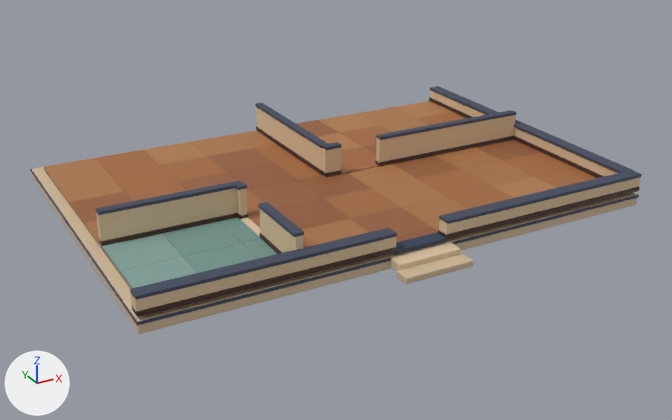
A saved change to the glTF model godot-arcana/art/source/player-home-real-scale/architecture.glb.
One viewpoint serves both versions: a camera (50 mm lens) standing at (-0.18, -21.54, 6.49) and looking at (7.45, -7.67, -0.45). The axes (+X, +Y, +Z) are drawn at lower left. The lights are the same throughout. The older version comes first. Where no turn or scale is listed for an object, it has been applied to the vertices. Vertices at exactly the same position are counted once.

The first picture shows 'architecture_pivot.001_Mesh'.
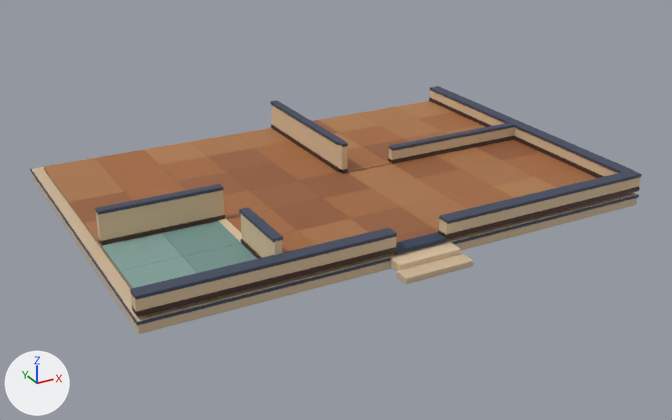
Boxes [x1, y1, x2, y2] around the edits, measured in the pictures (672 x 420 px; the box of a moved part takes in the faces that stretch with it):
part 1 of me_continuous_limestone_foundation_001, moved or reshaped
    before: [255, 103, 328, 148]
    after: [270, 100, 344, 145]
part 2 of me_continuous_limestone_foundation_001, moved or reshaped
    before: [322, 142, 341, 150]
    after: [339, 141, 348, 147]
part 3 of me_continuous_limestone_foundation_001, moved or reshaped
    before: [96, 181, 242, 215]
    after: [95, 184, 224, 215]
part 4 of me_continuous_limestone_foundation_001, moved or reshaped
    before: [258, 202, 304, 237]
    after: [239, 207, 283, 242]
part 5 of me_continuous_limestone_foundation_001, moved or reshaped
    before: [323, 170, 341, 177]
    after: [339, 169, 348, 174]
part 6 of me_continuous_limestone_foundation_001, moved or reshaped (mostly hidden)
    before: [259, 233, 282, 254]
    after: [241, 239, 262, 259]
part 7 of me_continuous_limestone_foundation_001, moved or reshaped
    before: [376, 110, 516, 140]
    after: [348, 161, 392, 173]
part 8 of me_continuous_limestone_foundation_001, deleted
    before: [236, 107, 323, 253]
part 9 of me_continuous_limestone_foundation_001, cut back
    before: [96, 188, 315, 288]
    after: [87, 190, 282, 271]
part 10 of me_continuous_limestone_foundation_001, moved or reshaped
    before: [322, 115, 515, 187]
    after: [271, 86, 632, 174]

What changed in the scene script:
```text
Change me_continuous_limestone_foundation_001:
    used by ob_architecture_pivot_001_mesh; location = (7.5, -7.12, -0.18)
    remove me_continuous_limestone_foundation_001.from_pydata(...)  # 5352 vertices, 10284 faces; spans x -4.72..4.72, y -3.88..3.34, z -0.11..0.78
    add me_continuous_limestone_foundation_001.from_pydata(...)  # 4896 vertices, 9412 faces; spans x -4.72..4.72, y -3.88..3.34, z -0.11..0.78
    me_continuous_limestone_foundation_001 part 1: the loose piece of 56 vertices spanning x 0.01..0.17, y 0.12..3.12, z 0.72..0.78 is moved by (0.35, 0.0, 0.0)
    me_continuous_limestone_foundation_001 part 2: the loose piece of 56 vertices spanning x 0.03..0.36, y -0.02..0.15, z 0.72..0.78 is scaled about its middle by (0.343, 1, 1), then moved by (0.24, 0.0, 0.0)
    me_continuous_limestone_foundation_001 part 3: the loose piece of 56 vertices spanning x -4.5..-2.03, y -0.92..-0.75, z 0.72..0.78 is scaled about its middle by (0.858, 1, 1), then moved by (-0.18, 0.02, 0.0)
    me_continuous_limestone_foundation_001 part 4: the loose piece of 56 vertices spanning x -2.17..-2.01, y -3.13..-1.83, z 0.72..0.78 is scaled about its middle by (1, 0.961, 1), then moved by (-0.35, -0.02, 0.0)
    me_continuous_limestone_foundation_001 part 5: the loose piece of 56 vertices spanning x 0.03..0.36, y -0.02..0.15, z 0.18..0.26 is scaled about its middle by (0.352, 1, 1), then moved by (0.24, 0.0, 0.0)
    me_continuous_limestone_foundation_001 part 6: the loose piece of 56 vertices spanning x -2.17..-2.01, y -3.13..-1.83, z 0.18..0.26 is scaled about its middle by (1, 0.961, 1), then moved by (-0.35, -0.02, 0.0)
    me_continuous_limestone_foundation_001 part 7: the loose piece of 56 vertices spanning x 1.21..4.5, y -0.02..0.15, z 0.72..0.78 is scaled about its middle by (0.303, 0.892, 0.68), then moved by (-1.85, 0.0, -0.57), in mat_oak___polished_trim (brown #a6693b)
    me_continuous_limestone_foundation_001 part 8: 7 loose pieces with 248 vertices, spanning x -2.17..0.17, y -3.13..3.12, z 0.16..0.78, are deleted
    me_continuous_limestone_foundation_001 part 9: 53 vertices moved from x -4.5..-2.14, y -3.12..-0.88, z 0.15..0.19 to x -4.5..-2.39, y -3.12..-0.88, z 0.15..0.19; 451 vertices removed from x -4.5..-1.5, y -3.13..-0.75, z 0.15..0.75; 179 vertices added at x -4.5..-2.37, y -3.13..-0.73, z 0.15..0.75
    me_continuous_limestone_foundation_001 part 10: 2 vertices moved within x 0.5, y 0.12..3.12, z 0.18; 70 vertices removed from x 0.03..4.5, y -0.01..0.14, z 0.16..0.75; 134 vertices added at x 0.36..4.6, y -0.03..3.12, z 0.18..0.75
    other edits to the shape of me_continuous_limestone_foundation_001 do not show in these pictures
```
